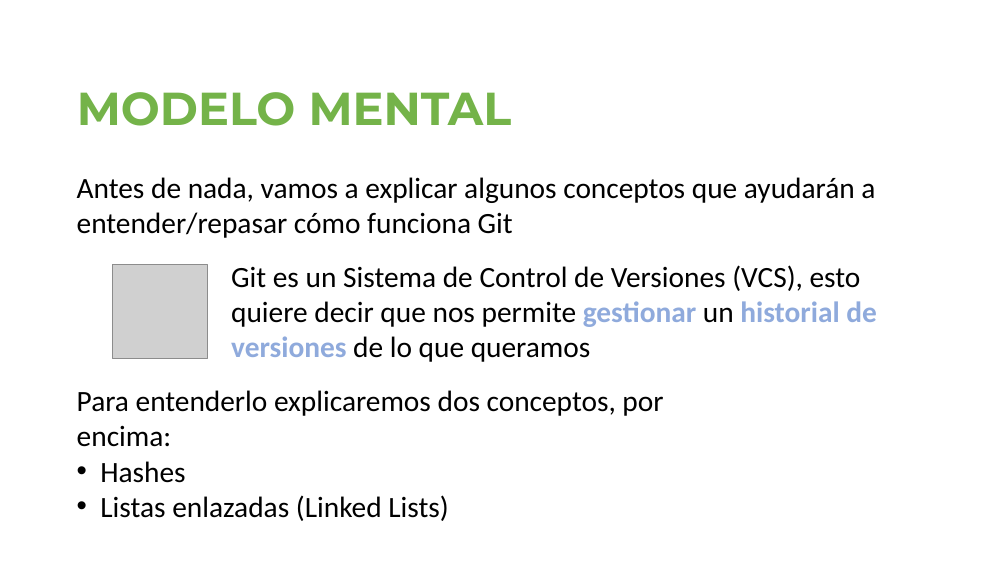
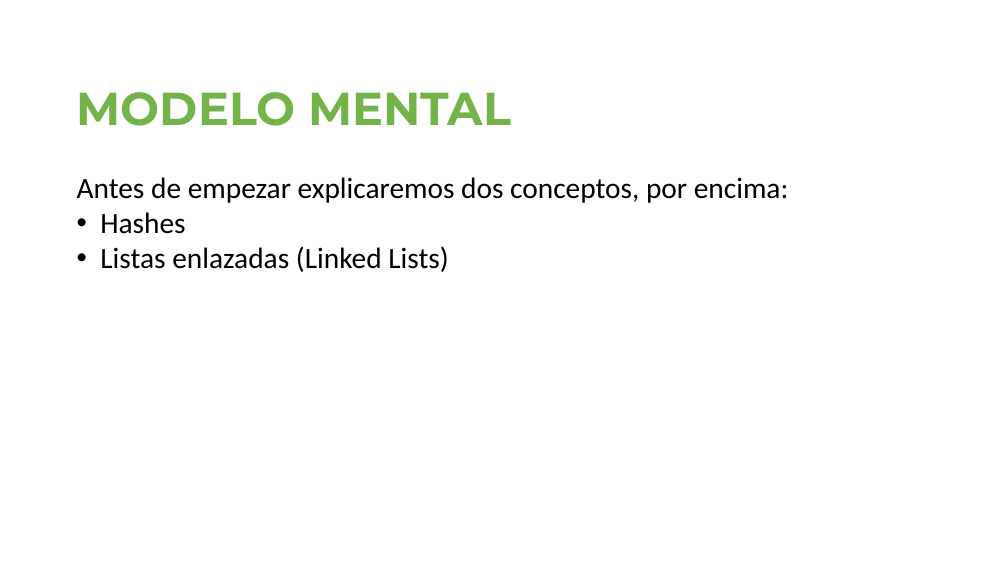
Before and after one commit to jofaval/talks-about, a slide deck: slide 7 of simplifying-git/fear-the-cli-no-more/simplifying-git-fear-the-cli-no-more.slides.es.pptx (slide 2 before the commit). Drawn at 1008x567 pixels with LibreOffice and Linux fonts; fonts in the diff are those of the drawing; grey boxes stand for pictures. Boxes give left, top, right and bottom in pixels: in the first picture for what was removed or moved away, otherwise in the second. Text is boxed around its words. In the diff, an @@ line names an element or a change of style, - is before the commit and + after.

```diff
--- a/simplifying-git/fear-the-cli-no-more/simplifying-git-fear-the-cli-no-more.slides.es.pptx
+++ b/simplifying-git/fear-the-cli-no-more/simplifying-git-fear-the-cli-no-more.slides.es.pptx
@@ text "Antes de empezar explicaremos dos ...": place and size @@
-text "Antes de empezar explicaremos dos ..." at box(77, 390, 663, 521)
+text "Antes de empezar explicaremos dos ..." at box(77, 177, 789, 272)
@@ text at box(77, 177, 789, 203): text changed @@
-Para entenderlo explicaremos dos conceptos, por encima:
+Antes de empezar explicaremos dos conceptos, por encima:
@@ text removed at box(77, 177, 875, 238) @@
-Antes de nada, vamos a explicar algunos conceptos que ayudarán a entender/repasar cómo funciona Git
@@ picture removed at box(113, 264, 207, 358) @@
@@ text removed at box(231, 265, 877, 362) @@
-Git es un Sistema de Control de Versiones (VCS), esto quiere decir que nos permite gestionar un historial de versiones de lo que queramos
```
Also in this commit, not shown: 1 other slide changed, 10 slides added, 1 other file.
